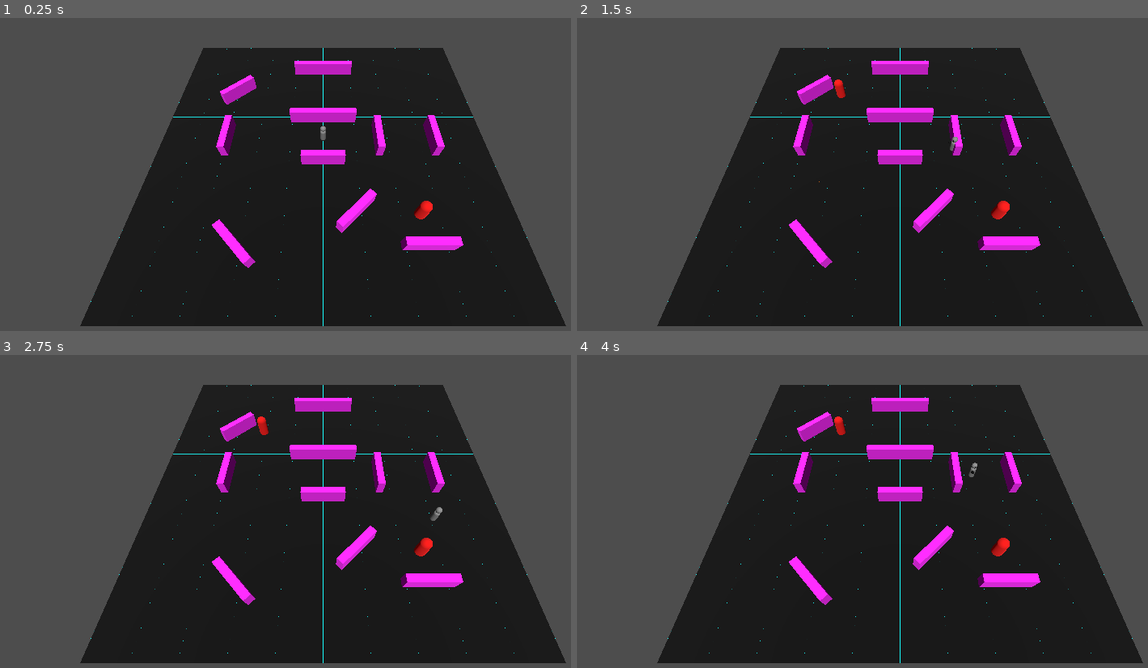
Above: before the commit, frames 1-4 (two rows, left to right).
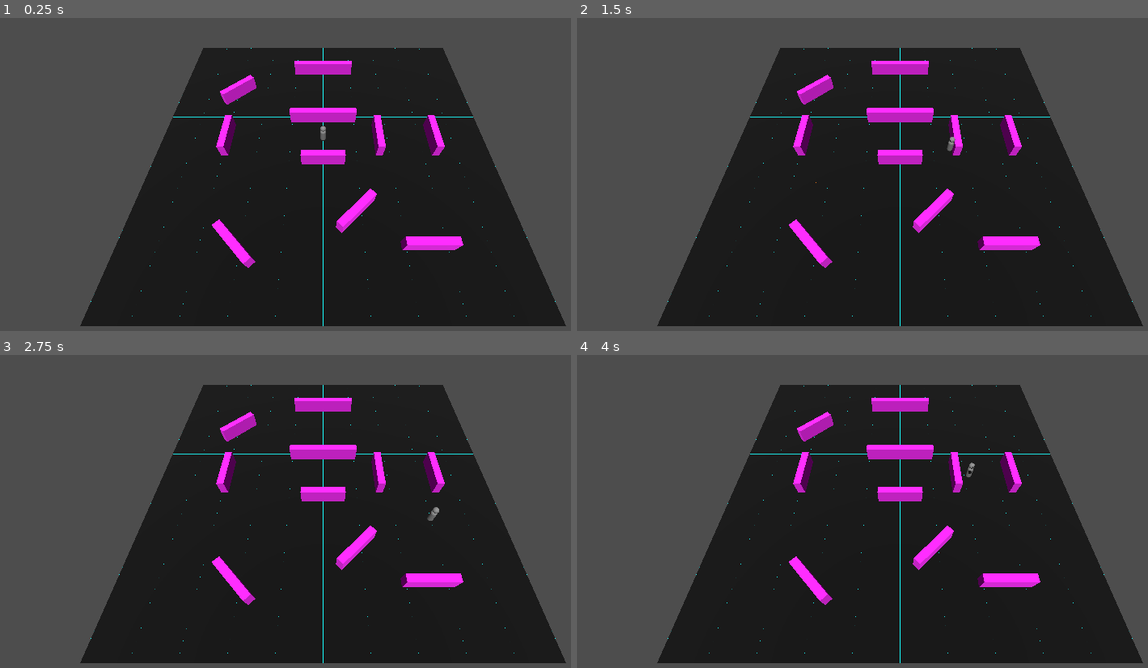
Above: after the commit, the same moments.

Repository: covmoore/interrupt-game-jam
Game: Godot game, scene res://maps/dungeon.tscn
Same seed, same stepped clock (60 frames per second), same inputs: the game is played once before the commit and once after it. This scene is started directly instead of the project's main scene.
Inputs (mouse positions are in pixels of both pictures, inside the frame that each line leads up to):
- Up to frame 1 (0.25 s): no input
- Up to frame 2 (1.5 s): tap Enter at 0.5 s; move the mouse to (1039, 168) at 0.52 s; hold D (move_right) 0.53-1.28 s; click (1039, 168) at 0.6 s; move the mouse to (771, 205) at 1.27 s; hold S (move_back) from 1.28 s (still down); click (771, 205) at 1.35 s
- Up to frame 3 (2.75 s): move the mouse to (388, 445) at 2.02 s; release S (move_back) at 2.03 s; hold D (move_right) from 2.03 s (still down); click (388, 445) at 2.1 s
- Up to frame 4 (4 s): move the mouse to (868, 596) at 2.77 s; release D (move_right) at 2.78 s; hold W (move_forward) 2.78-3.53 s; click (868, 596) at 2.85 s; move the mouse to (1096, 580) at 3.52 s; hold A (move_left) from 3.53 s (still down); click (1096, 580) at 3.6 s

The runs differ from the first frame. In frame 1, 0.1% of the frame differs, in the area x 72-76%, y 58-65%; in frame 2, 0.3%; in frame 3, 0.3%, in the area x 45-78%, y 19-65%; in frame 4, 0.3%.
Error before the commit: Invalid access to property or key 'global_transform' on a base object of type 'null instance'. (res://scripts/models/enemy.gd:21)

Commit message:
making room 1 walls perfect

Diff:
--- a/maps/dungeon.tscn
+++ b/maps/dungeon.tscn
@@ -8,17 +8,6 @@
 [ext_resource type="Script" path="res://scripts/managers/spawnManager.gd" id="6_eotg7"]
 [ext_resource type="PackedScene" uid="uid://mafc2j10hbtt" path="res://prefabs/enemy.tscn" id="6_rpdv3"]
 
-[sub_resource type="BoxMesh" id="BoxMesh_ragdy"]
-
-[sub_resource type="BoxShape3D" id="BoxShape3D_u07h7"]
-size = Vector3(36, 20, 1)
-
-[sub_resource type="BoxMesh" id="BoxMesh_k5uyb"]
-
-[sub_resource type="BoxMesh" id="BoxMesh_1hqcr"]
-
-[sub_resource type="BoxMesh" id="BoxMesh_eyry3"]
-
 [sub_resource type="ShaderMaterial" id="ShaderMaterial_ugbub"]
 shader = ExtResource("5_xgppb")
 shader_parameter/horizon_color = Color(0.3, 0.2, 0.2, 1)
@@ -58,7 +47,22 @@
 [sub_resource type="StandardMaterial3D" id="StandardMaterial3D_j64jk"]
 albedo_color = Color(1, 0.141176, 1, 1)
 
-[node name="Dungeon1" type="Node3D"]
+[sub_resource type="BoxMesh" id="BoxMesh_ragdy"]
+size = Vector3(24, 5, 0.01)
+
+[sub_resource type="BoxShape3D" id="BoxShape3D_u07h7"]
+size = Vector3(24, 5, 0.01)
+
+[sub_resource type="BoxMesh" id="BoxMesh_k5uyb"]
+size = Vector3(24, 5, 0.01)
+
+[sub_resource type="BoxMesh" id="BoxMesh_1hqcr"]
+size = Vector3(24, 5, 0.01)
+
+[sub_resource type="BoxMesh" id="BoxMesh_eyry3"]
+size = Vector3(24, 5, 0.01)
+
+[node name="Dungeon" type="Node3D"]
 
 [node name="Player" parent="." instance=ExtResource("1_bbrec")]
 transform = Transform3D(1, 0, 0, 0, 1, 0, 0, 0, 1, 0, 0.55, 0)
@@ -76,148 +80,160 @@
 transform = Transform3D(1, 0, 0, 0, 0.707107, 0.707107, 0, -0.707107, 0.707107, 0, 10, 15)
 script = ExtResource("2_8fhd0")
 
-[node name="Invisible Walls" type="Node3D" parent="."]
-
-[node name="StaticBody3D" type="StaticBody3D" parent="Invisible Walls"]
-transform = Transform3D(1, 0, 0, 0, 1, 0, 0, 0, 1, 0, 0, -18.2084)
-collision_layer = 2
-
-[node name="MeshInstance3D" type="MeshInstance3D" parent="Invisible Walls/StaticBody3D"]
-transform = Transform3D(36.7032, 0, 0, 0, 20.6818, 0, 0, 0, 1, 0, 0, 6.20391)
-visible = false
-material_override = ExtResource("3_v2qkb")
-mesh = SubResource("BoxMesh_ragdy")
-
-[node name="CollisionShape3D" type="CollisionShape3D" parent="Invisible Walls/StaticBody3D"]
-transform = Transform3D(1, 0, 0, 0, 1, 0, 0, 0, 1, 0, 0, 6.204)
-shape = SubResource("BoxShape3D_u07h7")
-
-[node name="StaticBody3D2" type="StaticBody3D" parent="Invisible Walls"]
-transform = Transform3D(1, 0, 0, 0, 1, 0, 0, 0, 1, 0, 0, 18.37)
-collision_layer = 2
-
-[node name="MeshInstance3D" type="MeshInstance3D" parent="Invisible Walls/StaticBody3D2"]
-transform = Transform3D(36.7032, 0, 0, 0, 20.6818, 0, 0, 0, 1, 0, 0, -5.97502)
-visible = false
-material_override = ExtResource("3_v2qkb")
-mesh = SubResource("BoxMesh_k5uyb")
-
-[node name="CollisionShape3D" type="CollisionShape3D" parent="Invisible Walls/StaticBody3D2"]
-transform = Transform3D(1, 0, 0, 0, 1, 0, 0, 0, 1, 0, 0, -5.975)
-shape = SubResource("BoxShape3D_u07h7")
-
-[node name="StaticBody3D3" type="StaticBody3D" parent="Invisible Walls"]
-transform = Transform3D(-4.37114e-08, 0, 1, 0, 1, 0, -1, 0, -4.37114e-08, -12.1848, 0, 0.0175667)
-collision_layer = 2
-
-[node name="MeshInstance3D" type="MeshInstance3D" parent="Invisible Walls/StaticBody3D3"]
-transform = Transform3D(36.7032, 0, 0, 0, 20.6818, 0, 0, 0, 1, 0, 0, 0)
-visible = false
-material_override = ExtResource("3_v2qkb")
-mesh = SubResource("BoxMesh_1hqcr")
-
-[node name="CollisionShape3D" type="CollisionShape3D" parent="Invisible Walls/StaticBody3D3"]
-shape = SubResource("BoxShape3D_u07h7")
-
-[node name="StaticBody3D4" type="StaticBody3D" parent="Invisible Walls"]
-transform = Transform3D(-4.37114e-08, 0, 1, 0, 1, 0, -1, 0, -4.37114e-08, 17.7974, 0, 0.0175667)
-collision_layer = 2
-
-[node name="MeshInstance3D" type="MeshInstance3D" parent="Invisible Walls/StaticBody3D4"]
-transform = Transform3D(36.7032, 0, 0, 0, 20.6818, 0, 0, 0, 1, 2.49594e-07, 0, -5.67492)
-visible = false
-material_override = ExtResource("3_v2qkb")
-mesh = SubResource("BoxMesh_eyry3")
-
-[node name="CollisionShape3D" type="CollisionShape3D" parent="Invisible Walls/StaticBody3D4"]
-transform = Transform3D(1, 0, 0, 0, 1, 0, 0, 0, 1, 0, 0, -5.675)
-shape = SubResource("BoxShape3D_u07h7")
-
 [node name="WorldEnvironment" type="WorldEnvironment" parent="."]
 environment = SubResource("Environment_g5vgi")
 
-[node name="Navmesh" type="NavigationRegion3D" parent="."]
+[node name="Room1" type="Node3D" parent="."]
+
+[node name="Room1Navmesh" type="NavigationRegion3D" parent="Room1"]
 navigation_mesh = SubResource("NavigationMesh_hpwqc")
 
-[node name="Ground" type="StaticBody3D" parent="Navmesh" groups=["Ground"]]
+[node name="Ground" type="StaticBody3D" parent="Room1/Room1Navmesh" groups=["Ground"]]
 transform = Transform3D(2, 0, 0, 0, 2, 0, 0, 0, 2, 0, 0, 0)
 collision_mask = 7
 
-[node name="MeshInstance3D" type="MeshInstance3D" parent="Navmesh/Ground"]
+[node name="MeshInstance3D" type="MeshInstance3D" parent="Room1/Room1Navmesh/Ground"]
 mesh = SubResource("PlaneMesh_7qubq")
 
-[node name="CollisionShape3D" type="CollisionShape3D" parent="Navmesh/Ground"]
+[node name="CollisionShape3D" type="CollisionShape3D" parent="Room1/Room1Navmesh/Ground"]
 shape = SubResource("BoxShape3D_vkvcm")
 
-[node name="obstacles" type="Node3D" parent="Navmesh"]
-
-[node name="obstacle" type="CSGBox3D" parent="Navmesh/obstacles"]
+[node name="obstacles" type="Node3D" parent="Room1/Room1Navmesh"]
+
+[node name="obstacle" type="CSGBox3D" parent="Room1/Room1Navmesh/obstacles"]
 transform = Transform3D(1, 0, 0, 0, 1, 0, 0, 0, 1, 0, 0.55, -2)
 use_collision = true
+collision_layer = 2
 size = Vector3(5, 1, 0.5)
 material = SubResource("StandardMaterial3D_j64jk")
 
-[node name="obstacle2" type="CSGBox3D" parent="Navmesh/obstacles"]
+[node name="obstacle2" type="CSGBox3D" parent="Room1/Room1Navmesh/obstacles"]
 transform = Transform3D(1, 0, 0, 0, 1, 0, 0, 0, 1, 0, 0.55, 2)
 use_collision = true
 size = Vector3(3, 1, 0.5)
 material = SubResource("StandardMaterial3D_j64jk")
 
-[node name="obstacle3" type="CSGBox3D" parent="Navmesh/obstacles"]
+[node name="obstacle3" type="CSGBox3D" parent="Room1/Room1Navmesh/obstacles"]
 transform = Transform3D(-4.37114e-08, 0, 1, 0, 1, 0, -1, 0, -4.37114e-08, 4, 0.55, 0)
 use_collision = true
-size = Vector3(3, 1, 0.5)
-material = SubResource("StandardMaterial3D_j64jk")
-
-[node name="obstacle4" type="CSGBox3D" parent="Navmesh/obstacles"]
+collision_layer = 2
+size = Vector3(3, 1, 0.5)
+material = SubResource("StandardMaterial3D_j64jk")
+
+[node name="obstacle4" type="CSGBox3D" parent="Room1/Room1Navmesh/obstacles"]
 transform = Transform3D(-4.37114e-08, 0, 1, 0, 1, 0, -1, 0, -4.37114e-08, -7, 0.55, 0)
 use_collision = true
-size = Vector3(3, 1, 0.5)
-material = SubResource("StandardMaterial3D_j64jk")
-
-[node name="obstacle5" type="CSGBox3D" parent="Navmesh/obstacles"]
+collision_layer = 2
+size = Vector3(3, 1, 0.5)
+material = SubResource("StandardMaterial3D_j64jk")
+
+[node name="obstacle5" type="CSGBox3D" parent="Room1/Room1Navmesh/obstacles"]
 transform = Transform3D(0.707107, 0, 0.707107, 0, 1, 0, -0.707107, 0, 0.707107, 2, 0.55, 6)
 use_collision = true
-size = Vector3(3, 1, 0.5)
-material = SubResource("StandardMaterial3D_j64jk")
-
-[node name="obstacle6" type="CSGBox3D" parent="Navmesh/obstacles"]
+collision_layer = 2
+size = Vector3(3, 1, 0.5)
+material = SubResource("StandardMaterial3D_j64jk")
+
+[node name="obstacle6" type="CSGBox3D" parent="Room1/Room1Navmesh/obstacles"]
 transform = Transform3D(0.707107, 0, 0.707107, 0, 1, 0, -0.707107, 0, 0.707107, -7, 0.55, -5)
 use_collision = true
-size = Vector3(3, 1, 0.5)
-material = SubResource("StandardMaterial3D_j64jk")
-
-[node name="obstacle7" type="CSGBox3D" parent="Navmesh/obstacles"]
+collision_layer = 2
+size = Vector3(3, 1, 0.5)
+material = SubResource("StandardMaterial3D_j64jk")
+
+[node name="obstacle7" type="CSGBox3D" parent="Room1/Room1Navmesh/obstacles"]
 transform = Transform3D(1, 0, 0, 0, 1, 0, 0, 0, 1, 0, 0.55, -8)
 use_collision = true
+collision_layer = 2
 size = Vector3(5, 1, 0.5)
 material = SubResource("StandardMaterial3D_j64jk")
 
-[node name="obstacle8" type="CSGBox3D" parent="Navmesh/obstacles"]
+[node name="obstacle8" type="CSGBox3D" parent="Room1/Room1Navmesh/obstacles"]
 transform = Transform3D(0.707107, 0, -0.707107, 0, 1, 0, 0.707107, 0, 0.707107, -5, 0.55, 8)
 use_collision = true
-size = Vector3(3, 1, 0.5)
-material = SubResource("StandardMaterial3D_j64jk")
-
-[node name="obstacle10" type="CSGBox3D" parent="Navmesh/obstacles"]
+collision_layer = 2
+size = Vector3(3, 1, 0.5)
+material = SubResource("StandardMaterial3D_j64jk")
+
+[node name="obstacle10" type="CSGBox3D" parent="Room1/Room1Navmesh/obstacles"]
 transform = Transform3D(1, 0, 0, 0, 1, 0, 0, 0, 1, 6, 0.55, 8)
 use_collision = true
-size = Vector3(3, 1, 0.5)
-material = SubResource("StandardMaterial3D_j64jk")
-
-[node name="obstacle9" type="CSGBox3D" parent="Navmesh/obstacles"]
+collision_layer = 2
+size = Vector3(3, 1, 0.5)
+material = SubResource("StandardMaterial3D_j64jk")
+
+[node name="obstacle9" type="CSGBox3D" parent="Room1/Room1Navmesh/obstacles"]
 transform = Transform3D(-4.37114e-08, 0, 1, 0, 1, 0, -1, 0, -4.37114e-08, 8, 0.55, 0)
 use_collision = true
-size = Vector3(3, 1, 0.5)
-material = SubResource("StandardMaterial3D_j64jk")
-
-[node name="EnemySpawnZones" type="Node3D" parent="."]
+collision_layer = 2
+size = Vector3(3, 1, 0.5)
+material = SubResource("StandardMaterial3D_j64jk")
+
+[node name="Invisible Walls" type="Node3D" parent="Room1"]
+
+[node name="StaticBody3D" type="StaticBody3D" parent="Room1/Invisible Walls"]
+transform = Transform3D(1, 0, 0, 0, 1, 0, 0, 0, 1, 0, 0, -18.2084)
+collision_layer = 2
+
+[node name="MeshInstance3D" type="MeshInstance3D" parent="Room1/Invisible Walls/StaticBody3D"]
+transform = Transform3D(1, 0, 0, 0, 1, 0, 0, 0, 1, 0, 2.5, 6.2)
+visible = false
+material_override = ExtResource("3_v2qkb")
+mesh = SubResource("BoxMesh_ragdy")
+
+[node name="CollisionShape3D" type="CollisionShape3D" parent="Room1/Invisible Walls/StaticBody3D"]
+transform = Transform3D(1, 0, 0, 0, 1, 0, 0, 0, 1, 0, 2.5, 6.25)
+shape = SubResource("BoxShape3D_u07h7")
+
+[node name="StaticBody3D2" type="StaticBody3D" parent="Room1/Invisible Walls"]
+transform = Transform3D(1, 0, 0, 0, 1, 0, 0, 0, 1, 0, 0, 18.37)
+collision_layer = 2
+
+[node name="MeshInstance3D" type="MeshInstance3D" parent="Room1/Invisible Walls/StaticBody3D2"]
+transform = Transform3D(1, 0, 0, 0, 1, 0, 0, 0, 1, 0.018, 2.5, -6.38)
+visible = false
+material_override = ExtResource("3_v2qkb")
+mesh = SubResource("BoxMesh_k5uyb")
+
+[node name="CollisionShape3D" type="CollisionShape3D" parent="Room1/Invisible Walls/StaticBody3D2"]
+transform = Transform3D(1, 0, 0, 0, 1, 0, 0, 0, 1, 0.018, 2.5, -6.38)
+shape = SubResource("BoxShape3D_u07h7")
+
+[node name="StaticBody3D3" type="StaticBody3D" parent="Room1/Invisible Walls"]
+transform = Transform3D(-4.37114e-08, 0, 1, 0, 1, 0, -1, 0, -4.37114e-08, -12.1848, 0, 0.0175667)
+collision_layer = 2
+
+[node name="MeshInstance3D" type="MeshInstance3D" parent="Room1/Invisible Walls/StaticBody3D3"]
+transform = Transform3D(1, 0, 0, 0, 1, 0, 0, 0, 1, 0.025, 2.5, 0.2)
+visible = false
+material_override = ExtResource("3_v2qkb")
+mesh = SubResource("BoxMesh_1hqcr")
+
+[node name="CollisionShape3D" type="CollisionShape3D" parent="Room1/Invisible Walls/StaticBody3D3"]
+transform = Transform3D(1, 0, 0, 0, 1, 0, 0, 0, 1, 0.025, 2.5, 0.2)
+shape = SubResource("BoxShape3D_u07h7")
+
+[node name="StaticBody3D4" type="StaticBody3D" parent="Room1/Invisible Walls"]
+transform = Transform3D(-4.37114e-08, 0, 1, 0, 1, 0, -1, 0, -4.37114e-08, 17.7974, 0, 0.0175667)
+collision_layer = 2
+
+[node name="MeshInstance3D" type="MeshInstance3D" parent="Room1/Invisible Walls/StaticBody3D4"]
+transform = Transform3D(1, 0, 0, 0, 1, 0, 0, 0, 1, 0.015, 2.5, -5.8)
+visible = false
+material_override = ExtResource("3_v2qkb")
+mesh = SubResource("BoxMesh_eyry3")
+
+[node name="CollisionShape3D" type="CollisionShape3D" parent="Room1/Invisible Walls/StaticBody3D4"]
+transform = Transform3D(1, 0, 0, 0, 1, 0, 0, 0, 1, 0.015, 2.5, -5.8)
+shape = SubResource("BoxShape3D_u07h7")
+
+[node name="EnemySpawnZones" type="Node3D" parent="Room1"]
 transform = Transform3D(1, 0, 0, 0, 1, 0, 0, 0, 1, 0, 0.55, 0)
 script = ExtResource("6_eotg7")
 enemy_scene = ExtResource("6_rpdv3")
 
-[node name="Zone1" type="Marker3D" parent="EnemySpawnZones"]
+[node name="Zone1" type="Marker3D" parent="Room1/EnemySpawnZones"]
 transform = Transform3D(1, 0, 0, 0, 1, 0, 0, 0, 1, 6, 0, 6)
 
-[node name="Zone2" type="Marker3D" parent="EnemySpawnZones"]
+[node name="Zone2" type="Marker3D" parent="Room1/EnemySpawnZones"]
 transform = Transform3D(1, 0, 0, 0, 1, 0, 0, 0, 1, -5, 0, -5)
--- a/scripts/managers/spawnManager.gd
+++ b/scripts/managers/spawnManager.gd
@@ -14,14 +14,15 @@
 	await(get_tree().create_timer(spawn_rate)).timeout
 
 func _process(delta: float):
-	if can_spawn:
-		can_spawn = false
-		var rand_spawn_value = rng.randi_range(0, len(spawn_zones)-1)
-		var rand_spawn = spawn_zones[rand_spawn_value]
-		var new_enemy = enemy_scene.instantiate()
-		new_enemy.name = "Enemy" + str(enemy_count)
-		new_enemy.global_transform = rand_spawn.global_transform
-		var scene_root = get_tree().get_root().get_children()[0]
-		scene_root.add_child(new_enemy)
-		await get_tree().create_timer(spawn_rate).timeout
-		can_spawn = true
+	pass
+	#if can_spawn:
+		#can_spawn = false
+		#var rand_spawn_value = rng.randi_range(0, len(spawn_zones)-1)
+		#var rand_spawn = spawn_zones[rand_spawn_value]
+		#var new_enemy = enemy_scene.instantiate()
+		#new_enemy.name = "Enemy" + str(enemy_count)
+		#new_enemy.global_transform = rand_spawn.global_transform
+		#var scene_root = get_tree().get_root().get_children()[0]
+		#scene_root.add_child(new_enemy)
+		#await get_tree().create_timer(spawn_rate).timeout
+		#can_spawn = true
